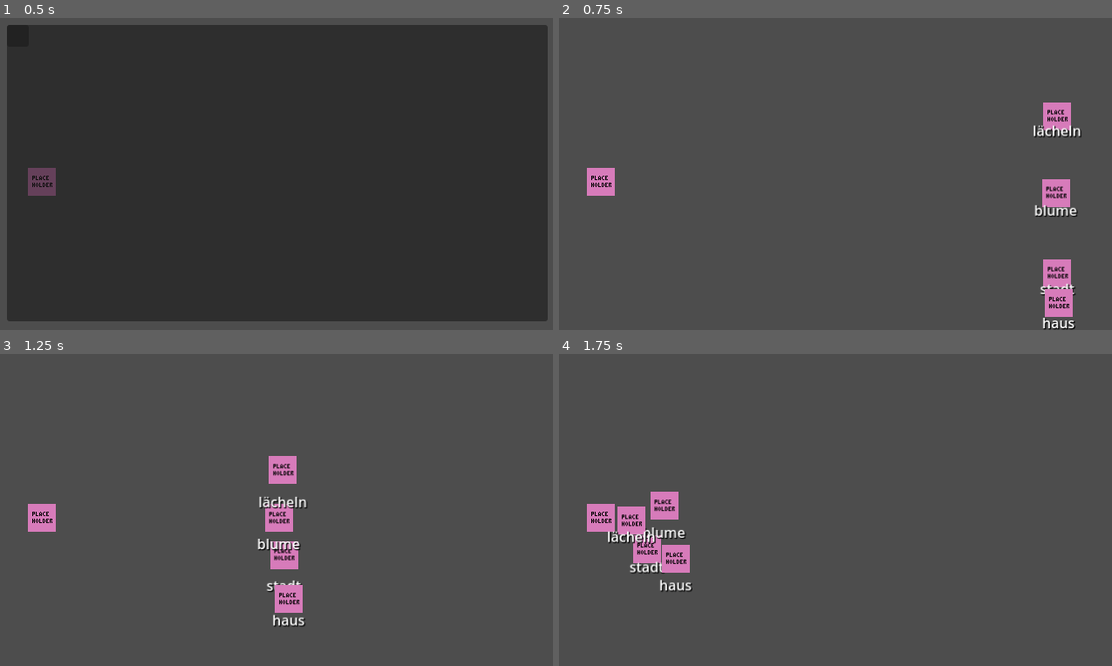
Above: before the commit, frames 1-4 (two rows, left to right).
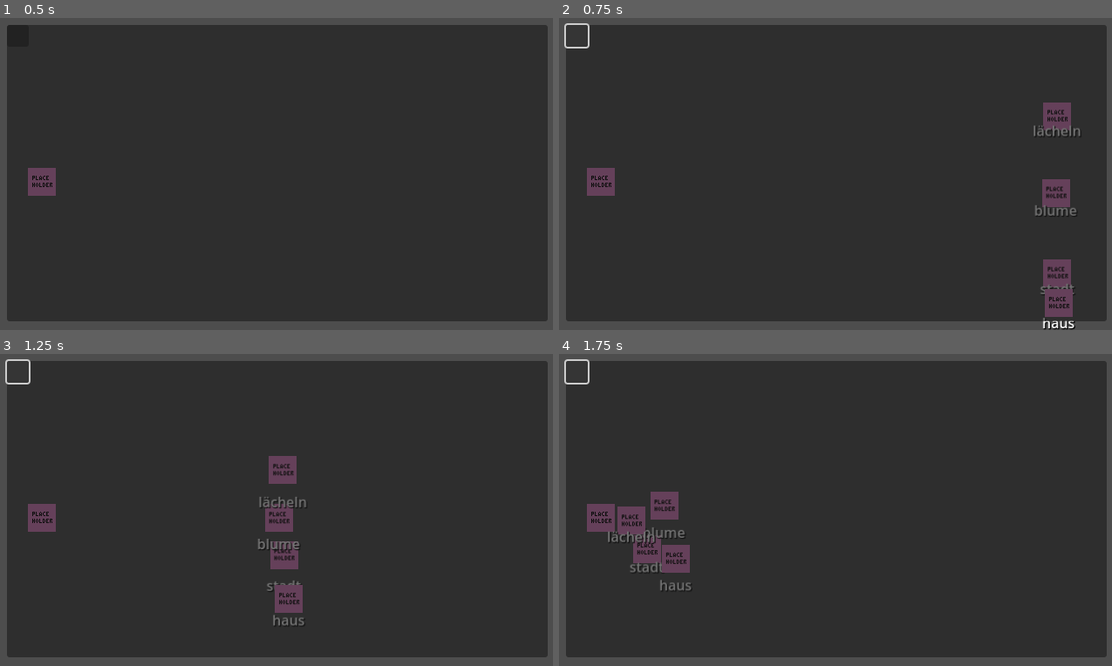
Above: after the commit, the same moments.

Repository: lehmius/typing-tides
Game: Godot game, scene res://scenes/popup.tscn
The game is run twice, just before and just after one commit, with the same random seed, the same clock (stepped at 60 frames per second) and the same inputs. This scene is started directly instead of the project's main scene. The engine's default icon, where the game draws it, is replaced by a stand-in: a white triangle on a blue panel in a dark square.
Inputs (mouse positions are in pixels of both pictures, inside the frame that each line leads up to):
- Up to frame 1 (0.5 s): no input
- Up to frame 2 (0.75 s): click (575, 36) at 0.5 s
- Up to frame 3 (1.25 s): no input
- Up to frame 4 (1.75 s): click (575, 372) at 1.27 s

Frame 1 is identical in both runs. In frame 2, 92% of the frame differs, in the area x 0-100%, y 1-98%; in frame 3, 92%; in frame 4, 92%.
Error after the commit: Cannot call method 'queue_free' on a null value. (res://scripts/popup.gd:13)

Commit message:
Refactored specific informational popup ui elements into seperate scene.

Diff:
--- /dev/null
+++ b/scenes/informational_popup.tscn
@@ -0,0 +1,44 @@
+[gd_scene load_steps=4 format=3 uid="uid://gfm542q4hb66"]
+
+[ext_resource type="PackedScene" uid="uid://bkb2d7senllgm" path="res://scenes/popup.tscn" id="1_1tlfo"]
+[ext_resource type="Script" uid="uid://d0svvoxajuusn" path="res://scripts/informational_popup.gd" id="1_l0x12"]
+[ext_resource type="FontFile" uid="uid://84a50x0xbb02" path="res://assets/fonts/Pixelscapes.ttf" id="2_l0x12"]
+
+[node name="InformationalPopup" type="Control"]
+layout_mode = 3
+anchors_preset = 15
+anchor_right = 1.0
+anchor_bottom = 1.0
+grow_horizontal = 2
+grow_vertical = 2
+script = ExtResource("1_l0x12")
+
+[node name="Popup" parent="." node_paths=PackedStringArray("ui_element") instance=ExtResource("1_1tlfo")]
+layout_mode = 1
+ui_element = NodePath("..")
+
+[node name="VBoxContainer" type="VBoxContainer" parent="Popup"]
+layout_mode = 1
+anchors_preset = -1
+anchor_right = 1.0
+anchor_bottom = 1.0
+offset_left = 10.0
+offset_top = 35.0
+offset_right = -10.0
+offset_bottom = -10.0
+grow_horizontal = 2
+grow_vertical = 2
+
+[node name="MarginContainer" type="MarginContainer" parent="Popup/VBoxContainer"]
+layout_mode = 2
+size_flags_vertical = 3
+theme_override_constants/margin_left = 10
+theme_override_constants/margin_top = 10
+theme_override_constants/margin_right = 10
+theme_override_constants/margin_bottom = 10
+
+[node name="RichTextLabel" type="RichTextLabel" parent="Popup/VBoxContainer/MarginContainer"]
+layout_mode = 2
+theme_override_constants/line_separation = 3
+theme_override_fonts/normal_font = ExtResource("2_l0x12")
+bbcode_enabled = true
--- a/scenes/popup.tscn
+++ b/scenes/popup.tscn
@@ -1,10 +1,9 @@
-[gd_scene load_steps=4 format=3 uid="uid://bkb2d7senllgm"]
+[gd_scene load_steps=3 format=3 uid="uid://bkb2d7senllgm"]
 
 [ext_resource type="Script" uid="uid://cikus2vrw26ci" path="res://scripts/popup.gd" id="1_4ebxx"]
-[ext_resource type="FontFile" uid="uid://84a50x0xbb02" path="res://assets/fonts/Pixelscapes.ttf" id="2_cpc1a"]
 [ext_resource type="PackedScene" uid="uid://eks7rlb74et5" path="res://scenes/pause_component.tscn" id="3_gxv0h"]
 
-[node name="Control" type="Control"]
+[node name="Popup" type="Control"]
 custom_minimum_size = Vector2(640, 360)
 layout_mode = 3
 anchors_preset = 15
@@ -30,30 +29,6 @@
 offset_right = 25.0
 offset_bottom = 25.0
 
-[node name="VBoxContainer" type="VBoxContainer" parent="Panel"]
-layout_mode = 1
-anchors_preset = -1
-anchor_top = 0.074
-anchor_right = 1.0
-anchor_bottom = 1.0
-offset_top = -0.16
-grow_horizontal = 2
-grow_vertical = 2
-
-[node name="MarginContainer" type="MarginContainer" parent="Panel/VBoxContainer"]
-layout_mode = 2
-size_flags_vertical = 3
-theme_override_constants/margin_left = 10
-theme_override_constants/margin_top = 10
-theme_override_constants/margin_right = 10
-theme_override_constants/margin_bottom = 10
-
-[node name="RichTextLabel" type="RichTextLabel" parent="Panel/VBoxContainer/MarginContainer"]
-layout_mode = 2
-theme_override_constants/line_separation = 3
-theme_override_fonts/normal_font = ExtResource("2_cpc1a")
-bbcode_enabled = true
-
 [node name="PauseComponent" parent="." instance=ExtResource("3_gxv0h")]
 
 [connection signal="button_down" from="Panel/Button" to="." method="_on_button_button_down"]
--- /dev/null
+++ b/scripts/informational_popup.gd
@@ -0,0 +1,15 @@
+extends Control
+
+@export_multiline var text:String = ""
+@onready var rich_text_label:RichTextLabel = $Popup/VBoxContainer/MarginContainer/RichTextLabel
+
+func _ready() -> void:
+	set_text(text)
+
+## Sets the text of the popup panel to the text passed to the function
+##
+## @param text: Text to be displayed by the popup panel
+## @return: void
+func set_text(text:String) -> void:
+	rich_text_label.clear()
+	rich_text_label.append_text(text)
--- a/scripts/popup.gd
+++ b/scripts/popup.gd
@@ -2,22 +2,12 @@
 
 extends Control
 
-@export_multiline var text:String = ""
-@onready var rich_text_label:RichTextLabel = $Panel/VBoxContainer/MarginContainer/RichTextLabel
 @onready var pause_component:Node = $PauseComponent
+@export var ui_element:Control
 
 func _ready() -> void:
 	pause_component.pause()
-	set_text(text)
 
 func _on_button_button_down() -> void:
 	pause_component.resume()
-	queue_free() # Replace with function body.
-
-## Sets the text of the popup panel to the text passed to the function
-##
-## @param text: Text to be displayed by the popup panel
-## @return: void
-func set_text(text:String) -> void:
-	rich_text_label.clear()
-	rich_text_label.append_text(text)
+	ui_element.queue_free() # Replace with function body.
Not shown, added: scripts/informational_popup.gd.uid
